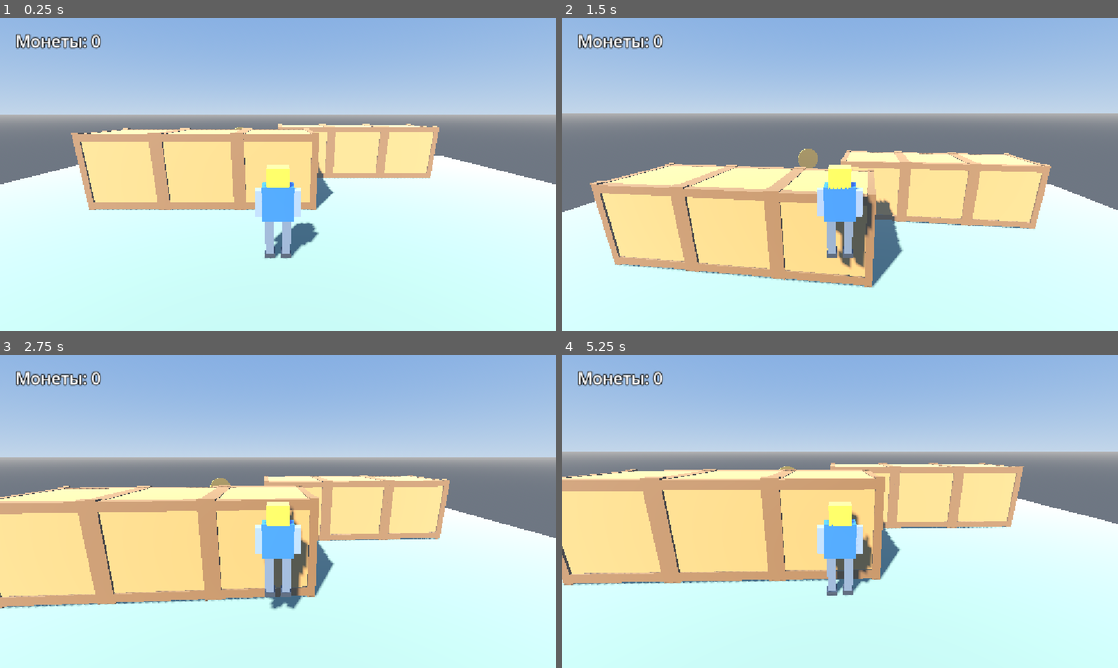
Above: before the commit, frames 1-4 (two rows, left to right).
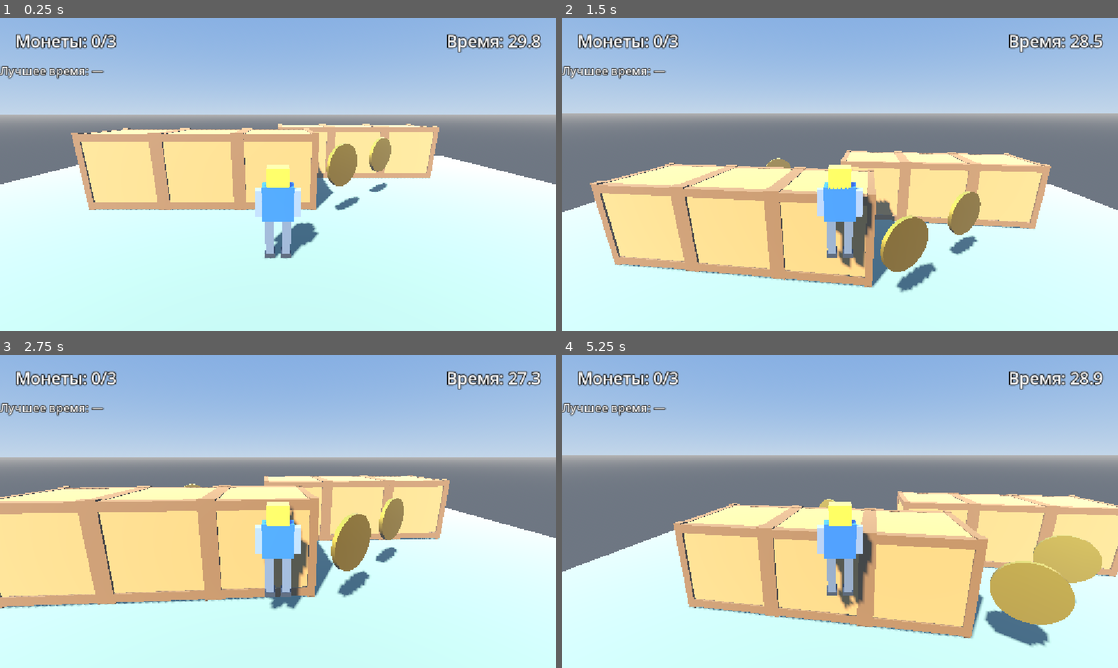
Above: after the commit, the same moments.

Repository: JERCYQUE/3d-ai-game
Game: Godot game, scene res://main_3d.tscn
Two runs of this game, one before a commit and one after it. Both use one fixed random seed, a clock stepped at 60 frames per second and the inputs below.
Inputs (mouse positions are in pixels of both pictures, inside the frame that each line leads up to):
- Up to frame 1 (0.25 s): no input
- Up to frame 2 (1.5 s): tap Enter at 0.5 s; move the mouse to (867, 174) at 0.52 s; hold W (move_forward) from 0.53 s (still down); click (867, 174) at 0.67 s; tap Space (jump) at 0.77, 1.07 s; move the mouse to (812, 174) at 1.27 s
- Up to frame 3 (2.75 s): keep holding W (move_forward); tap Space (jump) at 1.52, 1.82 s; move the mouse to (289, 505) at 2.02 s
- Up to frame 4 (5.25 s): keep holding W (move_forward); move the mouse to (834, 517) at 2.77 s; click (834, 517) at 2.92 s; tap Space (jump) at 3.02, 3.32, 3.77, 4.07, 4.52, 4.82 s; move the mouse to (878, 514) at 3.52 s; tap R (restart, bound only after the commit) at 4.15 s; move the mouse to (795, 508) at 4.27 s; move the mouse to (845, 511) at 5.02 s; click (845, 511) at 5.17 s

The runs differ from the first frame. In frame 1, 2.2% of the frame differs, in the area x 0-98%, y 5-62%; in frame 2, 3.7%; in frame 3, 3.0%; in frame 4, 41%, in the area x 0-100%, y 5-94%.

Commit message:
feat: 3 coins, countdown timer, best-time record and R restart
- game.gd: 30 s level timer, 'Время вышло!' state that freezes the player,
  ConfigFile best time (user://best_time.cfg), reload_current_scene on R
- player_3d.gd: leftover debug reference removed, Output is clean
- main_3d.tscn: two extra coins along the route, timer/best/lose labels
- input map: restart action on R
- docs: victory, timeout and clean-log screenshots

Diff:
--- a/main_3d.tscn
+++ b/main_3d.tscn
@@ -143,7 +143,7 @@
 shape = SubResource("BoxShape3D_xjxh8")
 
 [node name="Coin" type="Node3D" parent="." unique_id=33963324]
-transform = Transform3D(1, 0, 0, 0, 1, 0, 0, 0, 1, -2, 1.3, -8.5)
+transform = Transform3D(1, 0, 0, 0, 1, 0, 0, 0, 1, -2.5, 1.3, -6)
 script = ExtResource("3_2wc1w")
 
 [node name="Disc" type="MeshInstance3D" parent="Coin" unique_id=1438490246]
@@ -163,6 +163,8 @@
 anchors_preset = 15
 anchor_right = 1.0
 anchor_bottom = 1.0
+grow_horizontal = 2
+grow_vertical = 2
 mouse_filter = 2
 
 [node name="ScoreLabel" type="Label" parent="UI/Hud" unique_id=2018632377]
@@ -174,7 +176,7 @@
 theme_override_colors/font_outline_color = Color(0.101960786, 0.101960786, 0.101960786, 1)
 theme_override_constants/outline_size = 8
 theme_override_font_sizes/font_size = 34
-text = "Монеты: 0"
+text = "Монеты: 0/3"
 
 [node name="VictoryLabel" type="Label" parent="UI/Hud" unique_id=1099055758]
 visible = false
@@ -195,5 +197,76 @@
 horizontal_alignment = 1
 vertical_alignment = 1
 
+[node name="BestLabel" type="Label" parent="UI/Hud" unique_id=1492502220]
+layout_mode = 0
+offset_top = 92.0
+offset_right = 560.0
+offset_bottom = 148.0
+theme_override_colors/font_outline_color = Color(0.101960786, 0.101960786, 0.101960786, 1)
+theme_override_constants/outline_size = 6
+theme_override_font_sizes/font_size = 24
+text = "Лучшее время: —"
+
+[node name="TimerLabel" type="Label" parent="UI/Hud" unique_id=392284049]
+layout_mode = 0
+anchor_left = 1.0
+anchor_right = 1.0
+offset_left = -400.0
+offset_top = 24.0
+offset_right = -32.0
+offset_bottom = 90.0
+theme_override_colors/font_outline_color = Color(0.101960786, 0.101960786, 0.101960786, 1)
+theme_override_constants/outline_size = 8
+theme_override_font_sizes/font_size = 34
+text = "Время: 30.0"
+horizontal_alignment = 2
+
+[node name="LoseLabel" type="Label" parent="UI/Hud" unique_id=997612078]
+visible = false
+layout_mode = 0
+anchor_left = 0.5
+anchor_top = 0.5
+anchor_right = 0.5
+anchor_bottom = 0.5
+offset_left = -500.0
+offset_top = -260.0
+offset_right = 500.0
+offset_bottom = -20.0
+theme_override_colors/font_color = Color(1, 0.41960785, 0.41960785, 1)
+theme_override_colors/font_outline_color = Color(0.101960786, 0.101960786, 0.101960786, 1)
+theme_override_constants/outline_size = 14
+theme_override_font_sizes/font_size = 96
+text = "Время вышло!"
+horizontal_alignment = 1
+vertical_alignment = 1
+
 [node name="CoinSound" type="AudioStreamPlayer" parent="." unique_id=105098183]
 stream = ExtResource("6_xofcu")
+
+[node name="Coin2" type="Node3D" parent="." unique_id=1495899167]
+transform = Transform3D(1, 0, 0, 0, 1, 0, 0, 0, 1, 1.5, 1.3, -1.6)
+script = ExtResource("3_2wc1w")
+
+[node name="Disc" type="MeshInstance3D" parent="Coin2" unique_id=1912966343]
+transform = Transform3D(1, 0, 0, 0, -4.371139e-08, -1, 0, 1, -4.371139e-08, 0, 0, 0)
+material_override = ExtResource("4_8jj3j")
+mesh = SubResource("CylinderMesh_238tj")
+
+[node name="PickupArea" type="Area3D" parent="Coin2" unique_id=2099751738]
+
+[node name="CollisionShape3D" type="CollisionShape3D" parent="Coin2/PickupArea" unique_id=1430395225]
+shape = SubResource("SphereShape3D_vipva")
+
+[node name="Coin3" type="Node3D" parent="." unique_id=1186194371]
+transform = Transform3D(1, 0, 0, 0, 1, 0, 0, 0, 1, 3, 1.3, -3)
+script = ExtResource("3_2wc1w")
+
+[node name="Disc" type="MeshInstance3D" parent="Coin3" unique_id=1680353415]
+transform = Transform3D(1, 0, 0, 0, -4.371139e-08, -1, 0, 1, -4.371139e-08, 0, 0, 0)
+material_override = ExtResource("4_8jj3j")
+mesh = SubResource("CylinderMesh_238tj")
+
+[node name="PickupArea" type="Area3D" parent="Coin3" unique_id=1181384951]
+
+[node name="CollisionShape3D" type="CollisionShape3D" parent="Coin3/PickupArea" unique_id=1172323267]
+shape = SubResource("SphereShape3D_vipva")
--- a/project.godot
+++ b/project.godot
@@ -55,6 +55,11 @@
 "events": [Object(InputEventKey,"resource_local_to_scene":false,"resource_name":"","device":16,"window_id":0,"alt_press …(190 unchanged characters)…
 ]
 }
+restart={
+"deadzone": 0.5,
+"events": [Object(InputEventKey,"resource_local_to_scene":false,"resource_name":"","device":16,"window_id":0,"alt_pressed":false,"shift_pressed":false,"ctrl_pressed":false,"meta_pressed":false,"pressed":false,"keycode":0,"physical_keycode":82,"key_label":0,"unicode":0,"location":0,"echo":false,"script":null)
+]
+}
 
 [physics]
 
--- a/scripts/game.gd
+++ b/scripts/game.gd
@@ -1,32 +1,111 @@
 extends Node3D
-## Level state: coin counter, HUD text and the win banner.
+## Level state: coins, countdown timer, HUD, best time and restart.
+
+const BEST_TIME_PATH := "user://best_time.cfg"
+const RECORD_SECTION := "record"
+const RECORD_KEY := "best_time"
+
+@export var level_time: float = 30.0
 
 @onready var _score_label: Label = $UI/Hud/ScoreLabel
+@onready var _timer_label: Label = $UI/Hud/TimerLabel
+@onready var _best_label: Label = $UI/Hud/BestLabel
 @onready var _victory_label: Label = $UI/Hud/VictoryLabel
+@onready var _lose_label: Label = $UI/Hud/LoseLabel
 @onready var _coin_sound: AudioStreamPlayer = $CoinSound
+@onready var _player: CharacterBody3D = $Player
 
 var coins_collected: int = 0
-var victory: bool = false
+var total_coins: int = 0
+var time_left: float = 0.0
+var best_time: float = 0.0
+var finished: bool = false
 ## How many times the pickup sound was triggered (handy for tests).
 var sfx_count: int = 0
 
 
 func _ready() -> void:
 	_victory_label.visible = false
-	_update_hud()
-	for coin in get_tree().get_nodes_in_group("coin"):
+	_lose_label.visible = false
+	time_left = level_time
+	best_time = _load_best_time()
+	var coins: Array[Node] = get_tree().get_nodes_in_group("coin")
+	total_coins = coins.size()
+	for coin in coins:
 		coin.collected.connect(_on_coin_collected)
+	_update_score()
+	_update_timer()
+	_update_best()
+
+
+func _process(delta: float) -> void:
+	if finished:
+		return
+	time_left = maxf(time_left - delta, 0.0)
+	_update_timer()
+	if time_left <= 0.0:
+		_lose()
+
+
+func _unhandled_input(event: InputEvent) -> void:
+	if event.is_action_pressed("restart"):
+		get_tree().reload_current_scene()
 
 
 func _on_coin_collected() -> void:
 	coins_collected += 1
 	_coin_sound.play()
 	sfx_count += 1
-	_update_hud()
-	if not victory:
-		victory = true
-		_victory_label.visible = true
+	_update_score()
+	if coins_collected >= total_coins:
+		_win()
 
 
-func _update_hud() -> void:
-	_score_label.text = "Монеты: %d" % coins_collected
+func _win() -> void:
+	if finished:
+		return
+	finished = true
+	var elapsed: float = level_time - time_left
+	_victory_label.visible = true
+	if best_time <= 0.0 or elapsed < best_time:
+		best_time = elapsed
+		_save_best_time(best_time)
+	_update_best()
+	_player.set_physics_process(false)
+
+
+func _lose() -> void:
+	if finished:
+		return
+	finished = true
+	_lose_label.visible = true
+	_player.set_physics_process(false)
+
+
+func _update_score() -> void:
+	_score_label.text = "Монеты: %d/%d" % [coins_collected, total_coins]
+
+
+func _update_timer() -> void:
+	_timer_label.text = "Время: %.1f" % time_left
+
+
+func _update_best() -> void:
+	if best_time <= 0.0:
+		_best_label.text = "Лучшее время: —"
+	else:
+		_best_label.text = "Лучшее время: %.1f сек" % best_time
+
+
+func _load_best_time() -> float:
+	var config := ConfigFile.new()
+	if config.load(BEST_TIME_PATH) != OK:
+		return 0.0
+	return float(config.get_value(RECORD_SECTION, RECORD_KEY, 0.0))
+
+
+func _save_best_time(value: float) -> void:
+	var config := ConfigFile.new()
+	config.load(BEST_TIME_PATH)
+	config.set_value(RECORD_SECTION, RECORD_KEY, value)
+	config.save(BEST_TIME_PATH)
Binary file added: docs/editor-clean-log.png
Binary file added: docs/timeout.png
Binary file changed: docs/victory.png
